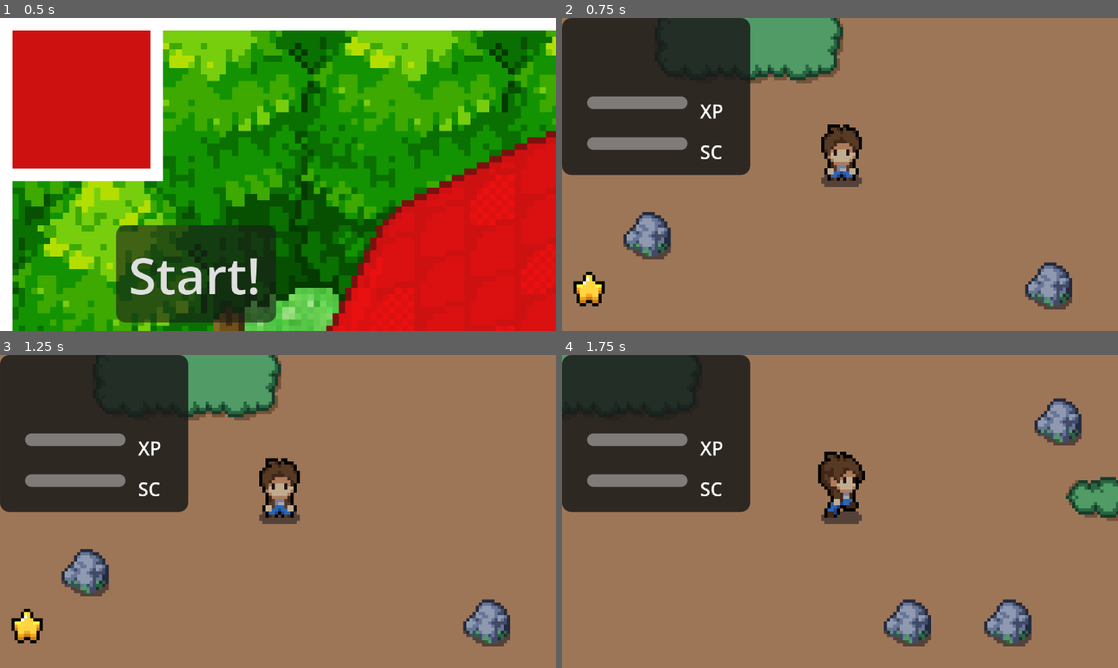
Above: before the commit, frames 1-4 (two rows, left to right).
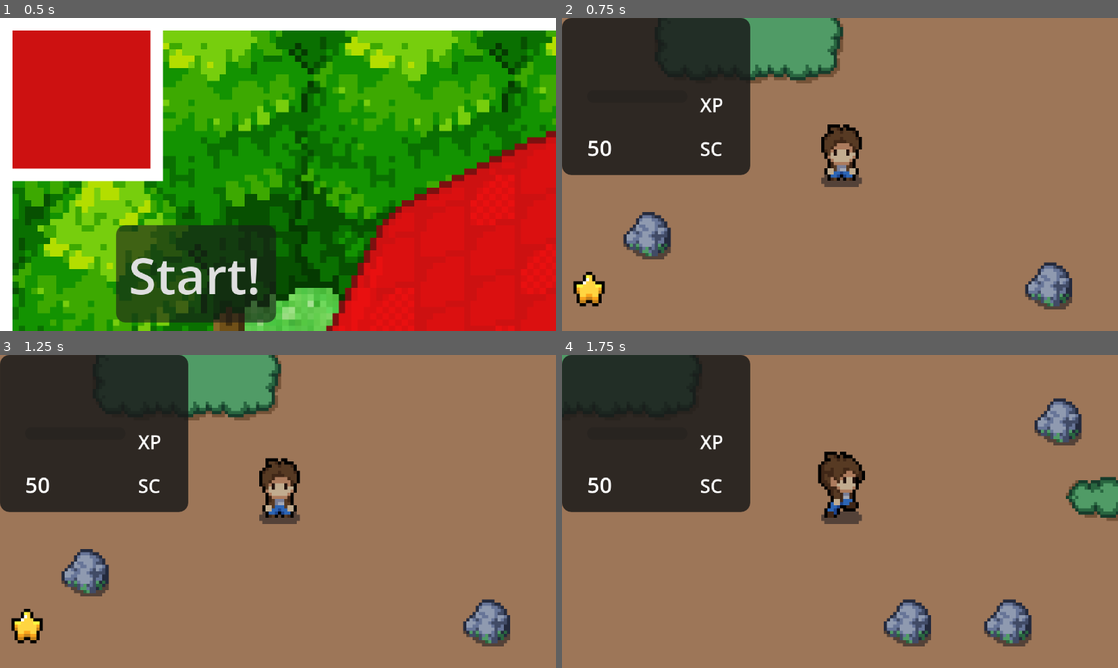
Above: after the commit, the same moments.

Repository: pastamancer277/Gnomatic-Adventures
Game: Godot game, scene res://scenes/main.tscn
The game is run twice, just before and just after one commit, with the same random seed, the same clock (stepped at 60 frames per second) and the same inputs.
Inputs:
- Up to frame 1 (0.5 s): no input
- Up to frame 2 (0.75 s): click "Start!" at 0.5 s
- Up to frame 3 (1.25 s): no input
- Up to frame 4 (1.75 s): tap Enter (ui_accept) at 1.25, 1.52 s; hold Right (ui_right) from 1.28 s (still down); tap E (Interact) at 1.35 s

Frame 1 is identical in both runs. In frame 2, 1.8% of the frame differs, in the area x 4-29%, y 25-46%; in frame 3, 1.8%; in frame 4, 1.8%.

Commit message:
better xp and sc stuff

Diff:
--- a/scenes/inventory.tscn
+++ b/scenes/inventory.tscn
@@ -36,6 +36,7 @@
 [node name="GridContainer" type="GridContainer" parent="PanelContainer/Panel/VBoxContainer" unique_id=884358431]
 layout_mode = 2
 size_flags_vertical = 3
+columns = 5
 metadata/_edit_lock_ = true
 
 [node name="HBoxContainer" type="HBoxContainer" parent="PanelContainer/Panel/VBoxContainer" unique_id=509762361]
@@ -56,10 +57,10 @@
 layout_mode = 2
 metadata/_edit_lock_ = true
 
-[node name="SocialCredit" type="ProgressBar" parent="PanelContainer/Panel/VBoxContainer/HBoxContainer2" unique_id=4804563]
+[node name="SocialCredit" type="Label" parent="PanelContainer/Panel/VBoxContainer/HBoxContainer2" unique_id=1728082070]
 layout_mode = 2
 size_flags_horizontal = 3
-show_percentage = false
+theme_override_font_sizes/font_size = 7
 
 [node name="Label" type="Label" parent="PanelContainer/Panel/VBoxContainer/HBoxContainer2" unique_id=1235199049]
 layout_mode = 2
--- a/scenes/item_slot.tscn
+++ b/scenes/item_slot.tscn
@@ -5,6 +5,7 @@
 [node name="ItemSlot" type="TextureRect" unique_id=1703807302]
 offset_right = 64.0
 offset_bottom = 64.0
+size_flags_horizontal = 3
 script = ExtResource("1_567tv")
 
 [node name="Sprite2D" type="Sprite2D" parent="." unique_id=242351045]
--- a/scripts/inventory.gd
+++ b/scripts/inventory.gd
@@ -13,10 +13,9 @@
 	inventory.inventory_updated.connect(update_ui)
 	create_slots()
 	update_ui()
-	xp.max_value = 20
-	social_credit.max_value = 50
+	xp.max_value = 100
 	xp.value = player.getXP()
-	social_credit.value = player.getSocialCredit()
+	social_credit.text = str(player.getSocialCredit())
 
 
 
@@ -32,7 +31,7 @@
 		else:
 			slots[i].clear_item()
 		xp.value = player.getXP()
-		social_credit.value = player.getSocialCredit()
+		social_credit.text = str(player.getSocialCredit())
 
 func _input(event: InputEvent) -> void:
 	if(event.is_action_pressed("Inventory")):
--- a/scripts/player.gd
+++ b/scripts/player.gd
@@ -163,7 +163,7 @@
 		level+=1
 		levelPoints+=1
 func getXP():
-	return socialCredit
+	return xp
 
 func changeCredit(val: int):
 	socialCredit+=val
